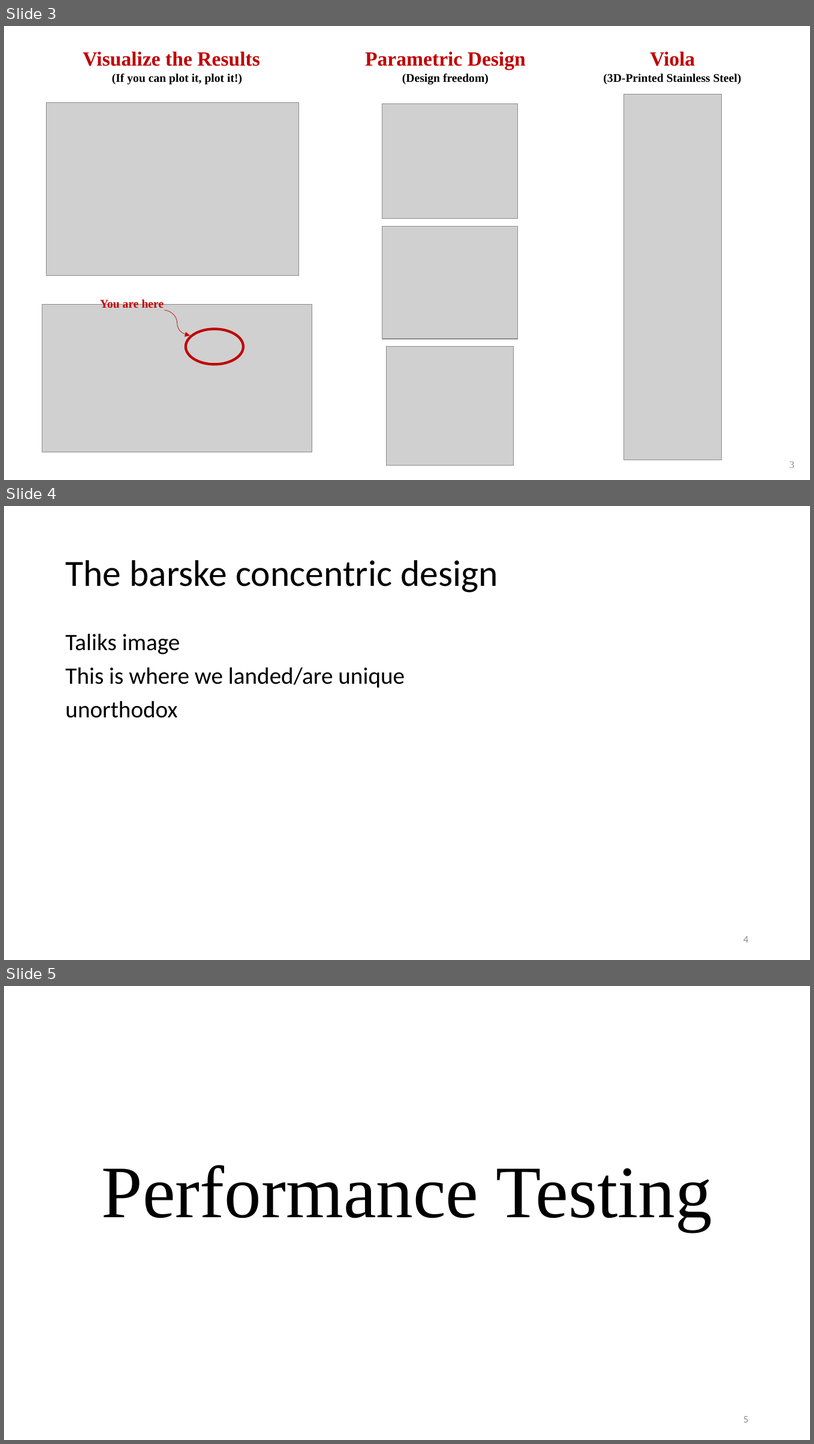
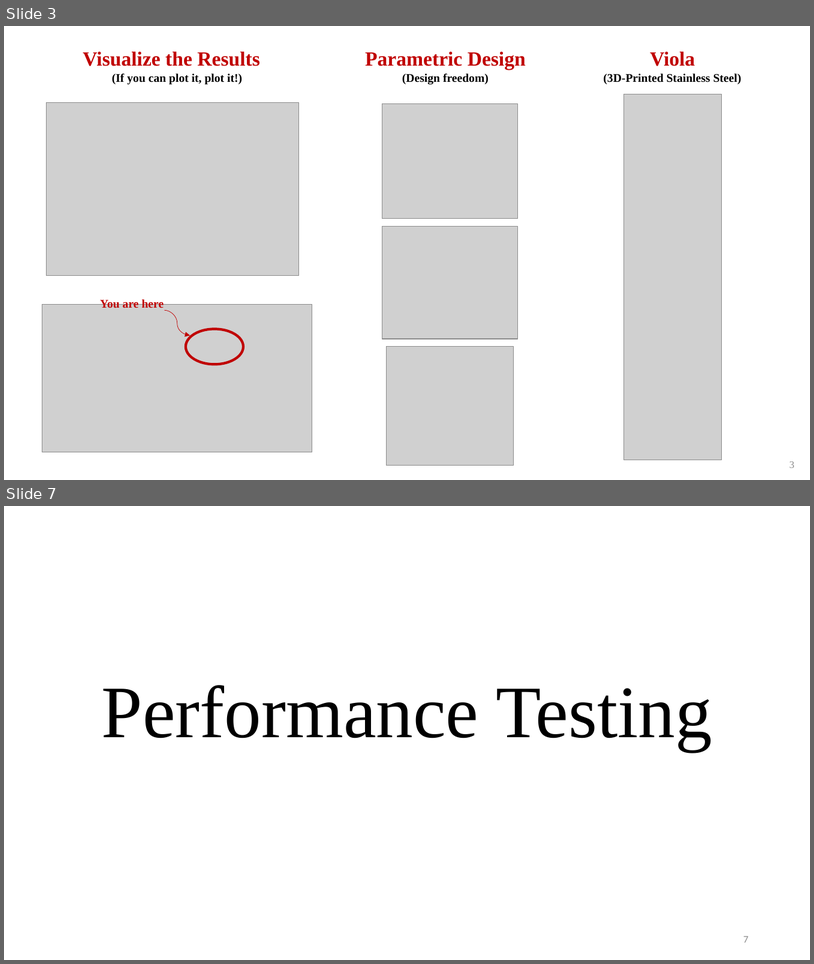
Before and after one commit to psas/electric-feed-system-prototype, a slide deck: Docs/Presentations/Slides/froyo_edits.pptx. Shown one above the other, each under a label of ours: slides 3, 4 and 5 before the commit, slides 3 and 7 after it; the slides between them are not shown. The pictures are 814x1444 and 814x964 pixels, drawn with LibreOffice and Linux fonts; fonts in the diff are those of the drawing; grey boxes stand for pictures. Boxes give left, top, right and bottom in pixels: in the first picture for what was removed or moved away, otherwise in the second. Text is boxed around its words. In the diff, an @@ line names an element or a change of style, - is before the commit and + after.

```diff
--- a/Docs/Presentations/Slides/froyo_edits.pptx
+++ b/Docs/Presentations/Slides/froyo_edits.pptx
@@ slide 4 removed at box(4, 506, 810, 960), background #FFFFFF @@
@@ title removed at box(65, 560, 498, 592) @@
-The barske concentric design
@@ text removed at box(65, 633, 405, 718) @@
-Taliks image
-This is where we landed/are unique
-unorthodox
@@ page number removed at box(744, 936, 749, 942) @@
-4
@@ what was slide 5 is now slide 7 @@
@@ page number at box(744, 936, 749, 942): text changed @@
-5
+7
```
Also in this commit, not shown: 3 slides added, 1 other file.
